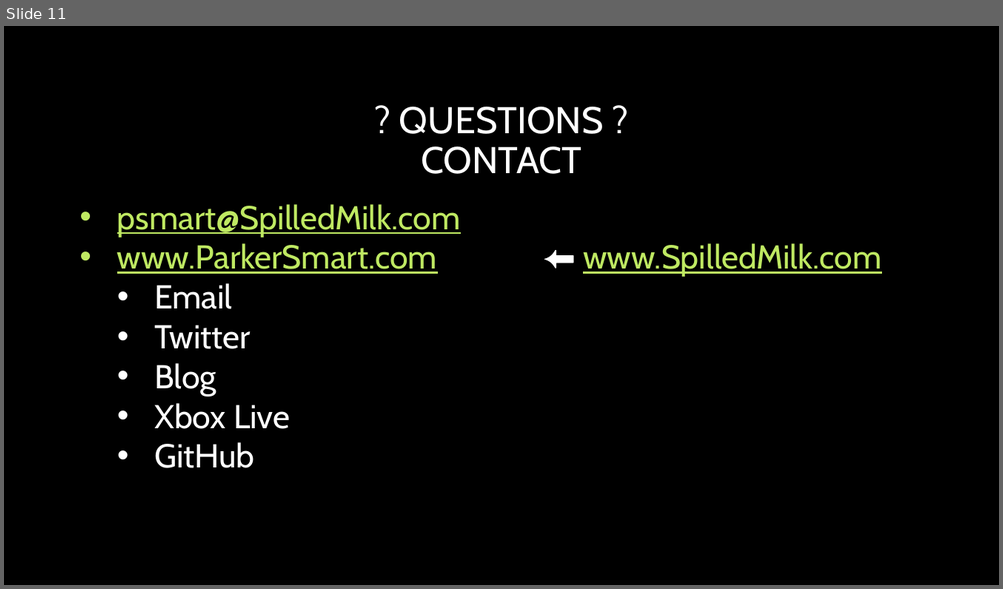
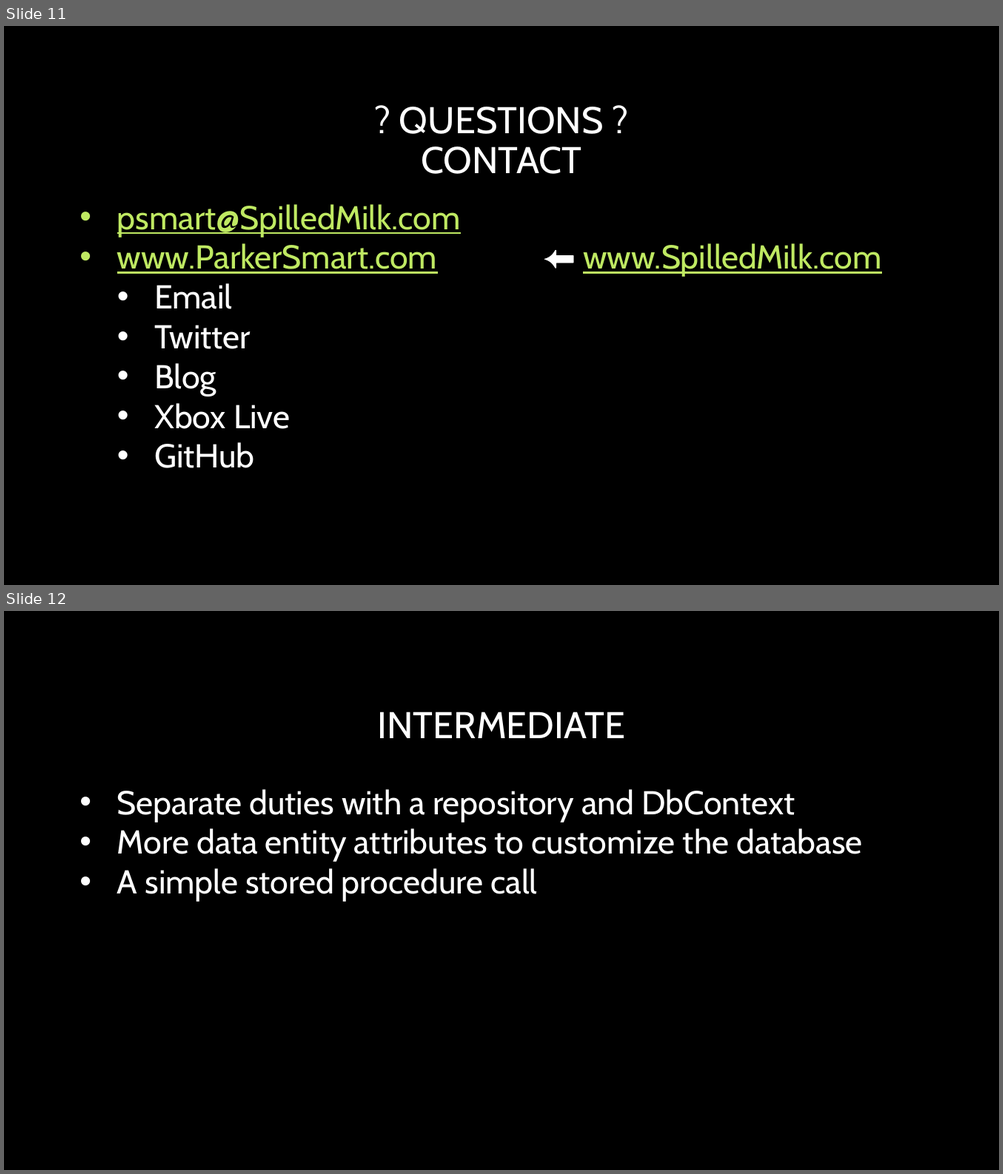
Before and after one commit to SpilledMilkCOM/DenDevDayEFCore, a slide deck: Entity Framework Core.pptx. Shown one above the other, each under a label of ours: slide 11 before the commit, slides 11 and 12 after it. The pictures are 1003x589 and 1003x1174 pixels, drawn with LibreOffice and Linux fonts; fonts in the diff are those of the drawing; background and template pictures are left out. Boxes give left, top, right and bottom in pixels: in the first picture for what was removed or moved away, otherwise in the second. Text is boxed around its words. In the diff, an @@ line names an element or a change of style, - is before the commit and + after.

Commit message:
Added intermediate and advanced slides.

```diff
--- a/Entity Framework Core.pptx
+++ b/Entity Framework Core.pptx
@@ slide 12 added at [4,611,999,1170], background picture (left out) @@
@@ title added at [378,712,626,738], 36 pt, text #FFFFFF @@
+INTERMEDIATE
@@ text added at [117,789,862,901], 32 pt, text #FFFFFF @@
+• Separate duties with a repository and DbContext
+• More data entity attributes to customize the database
+• A simple stored procedure call
```
Also in this commit, not shown: 1 other slide added.
